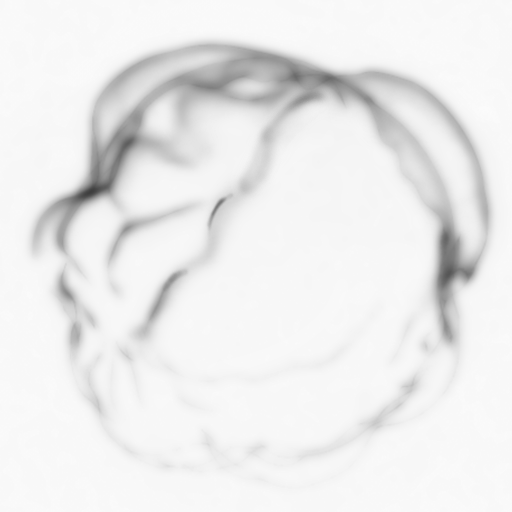
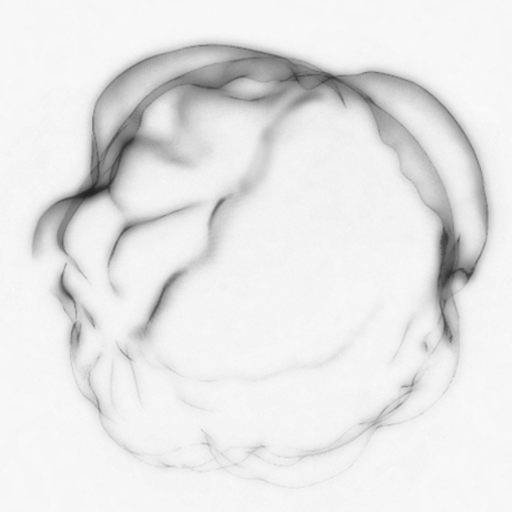
Comparing the layer stacks of the two 512 x 512 images. Changes:
"レイヤー 1" (5th of 5): opacity 10% → 50% over [0,0,512,512]